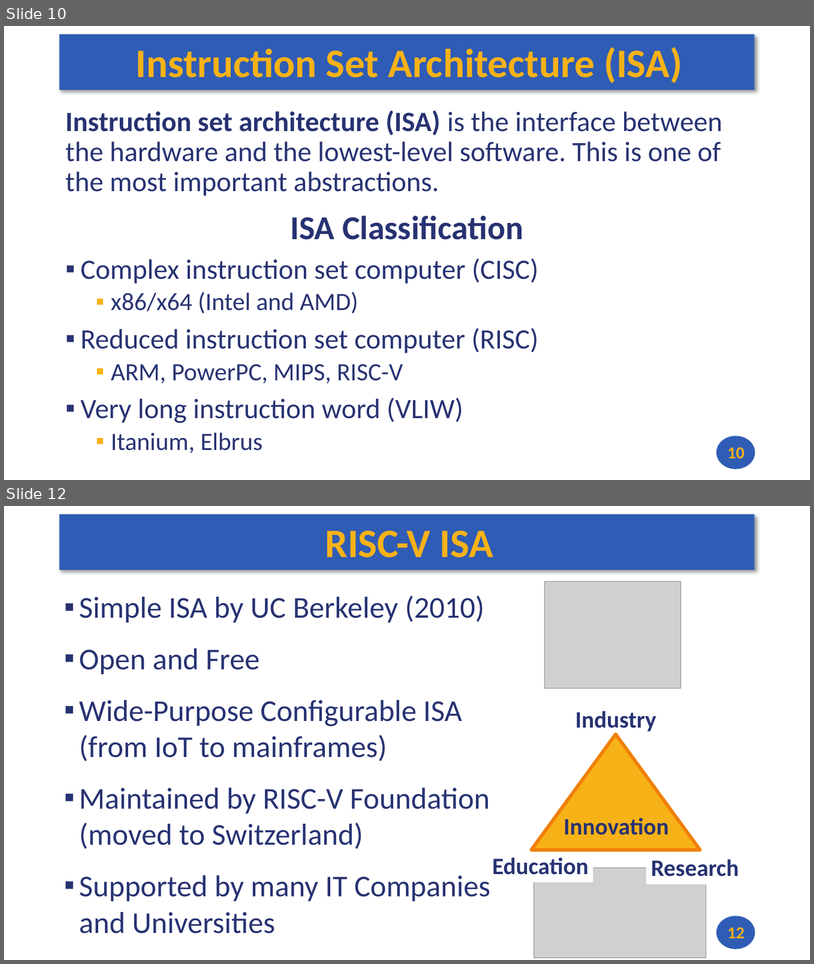
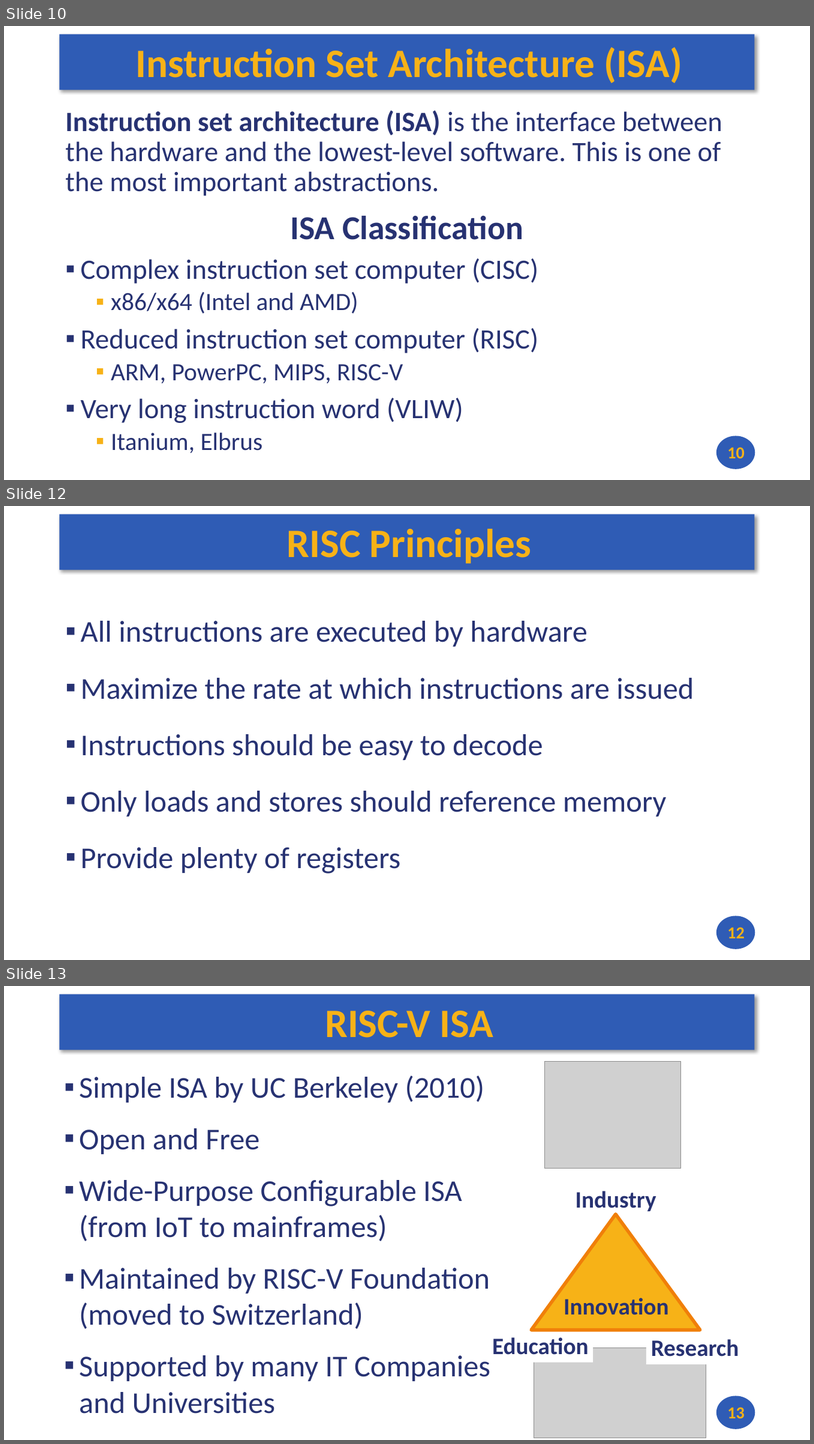
Before and after one commit to andrewt0301/hse-acos-course, a slide deck: docs/part1ca/03_CPU/CA_Lecture_03.pptx. Shown one above the other, each under a label of ours: slides 10 and 12 before the commit, slides 10, 12 and 13 after it; the slides between them are not shown. The pictures are 814x964 and 814x1444 pixels, drawn with LibreOffice and Linux fonts; fonts in the diff are those of the drawing; grey boxes stand for pictures. Boxes give left, top, right and bottom in pixels: in the first picture for what was removed or moved away, otherwise in the second. Text is boxed around its words. In the diff, an @@ line names an element or a change of style, - is before the commit and + after.

```diff
--- a/docs/part1ca/03_CPU/CA_Lecture_03.pptx
+++ b/docs/part1ca/03_CPU/CA_Lecture_03.pptx
@@ slide 12 added at (4, 506, 810, 960), background #FFFFFF; not listed: 2 template elements that a slide beside it also shows @@
@@ title added at (287, 529, 532, 564), 48 pt, text #F7B217, bold @@
+RISC Principles
@@ text added at (81, 621, 694, 873), 36 pt, text #273272 @@
+▪ All instructions are executed by hardware
+▪ Maximize the rate at which instructions are issued
+▪ Instructions should be easy to decode
+▪ Only loads and stores should reference memory
+▪ Provide plenty of registers
@@ page number added at (728, 927, 744, 938), 20 pt, text #F7B217, bold @@
+12
@@ what was slide 12 is now slide 13 @@
@@ page number at (728, 1407, 744, 1418): text changed @@
-12
+13
```
Also in this commit, not shown: 1 slide changed, 1 other file.
